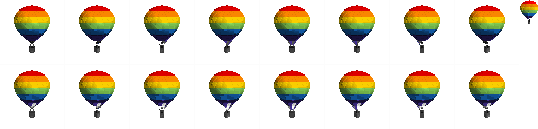
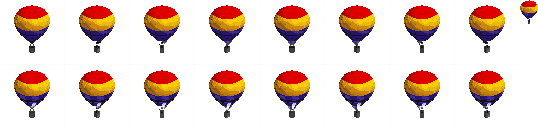
Layered file, before and after one edit (538x129). Changes by layer:
renamed "LUCES #1" to "LUCES", hid it, painted on it over [14,0,538,106]
added layer "SPAIN_REPUBLIC" above "GALIZAN_ESTRELEIRA" over [14,0,538,106]
added layer "GALIZAN_ESTRELEIRA" above "BASIC_HORIZONTAL" over [14,0,538,106]
hid "BASIC_HORIZONTAL", painted on it over [14,0,538,106]
